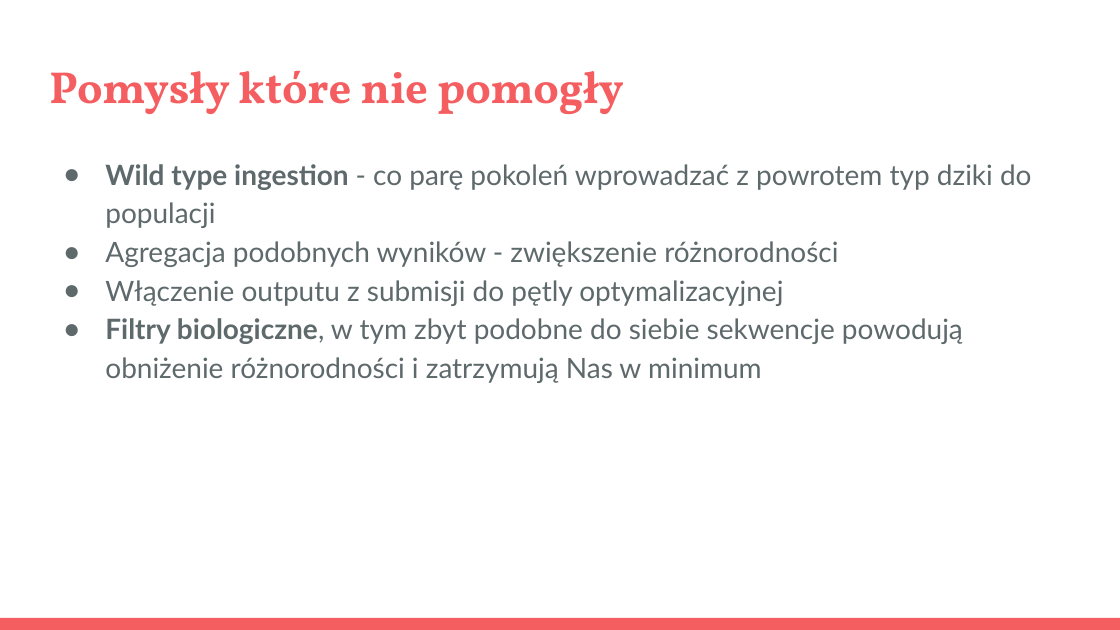
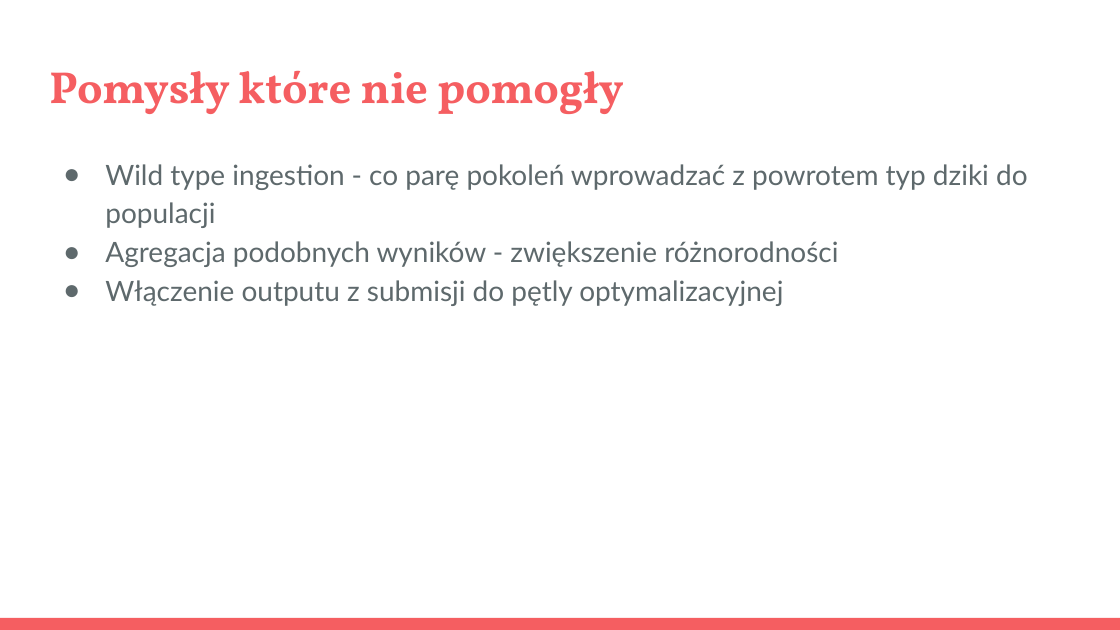
Before and after one commit to kugi8412/HackThePromotor, a slide deck: slide 4 of BROmoters_prezentacja.pptx. Drawn at 1120x630 pixels with LibreOffice and Linux fonts; fonts in the diff are those of the drawing. Boxes give left, top, right and bottom in pixels: in the first picture for what was removed or moved away, otherwise in the second. Text is boxed around its words. In the diff, an @@ line names an element or a change of style, - is before the commit and + after.

```diff
--- a/BROmoters_prezentacja.pptx
+++ b/BROmoters_prezentacja.pptx
@@ text at bbox=[105, 164, 1028, 228]: bold off in "Wild type ingestion" @@
@@ text at bbox=[105, 318, 963, 383]: paragraph removed @@
-● Filtry biologiczne, w tym zbyt podobne do siebie sekwencje powodują obniżenie różnorodności i zatrzymują Nas w minimum
```
Also in this commit, not shown: 3 other slides changed, 1 other file.
